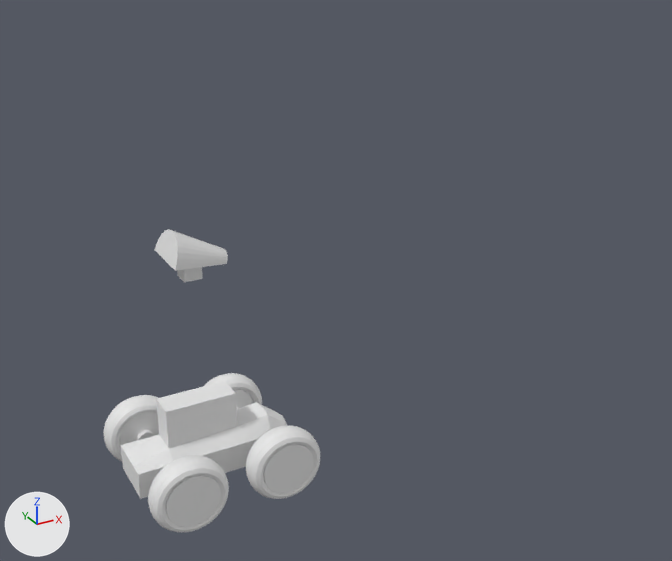
An edit to the Blender file robotMultifuncion.blend, drawn before and after from the same camera.
Rendered twice from a 50 mm camera at (-9.4, -27.1, 19.1) aimed at (2.3, -5.8, 8.4). The axes (+X, +Y, +Z) are drawn at lower left. The lights are the same throughout.

In view in the first picture: 'Aro.001', 'Aro.002', 'Aro.003', 'Aro.004', 'Carroceria', 'Cuello'.
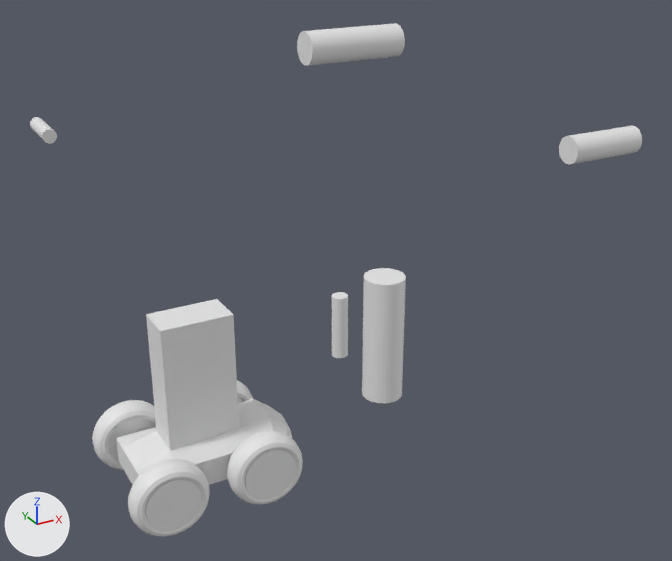
Commit message: agregado un robotito feo que hace cosas

Diff of the bpy script that builds the scene:
```diff
--- a/robotMultifuncion.blend.py
+++ b/robotMultifuncion.blend.py
@@ me_cube_001 @@
 # used by ob_carroceria; location = (-0.08, 0.0, 0.0); rotation_euler = (0.0, 0.0, 3.142), in degrees (0, 0, 180); scale = (2.57, 1.0, 0.499)
-me_cube_001.from_pydata(...)  # 130 vertices, 128 faces; spans x -1.29..1.0, y -1.0..1.0, z -1.0..4.58
+me_cube_001.from_pydata(...)  # 162 vertices, 160 faces; spans x -1.29..1.0, y -1.0..1.0, z -1.0..10.84
+# me_cube_001 part 1
+# 1 vertex is removed from x 0.0, y 0.0, z 4.58
+# 4 faces are deleted
+# 1 vertex is added at (0.0, 0.0, 10.84)
+# 8 new vertices lie (0.0, 0.0, 1.56) away from vertices in x -0.5..0.5, y -0.5..0.5, z 4.58
+# 8 new vertices lie (0.0, 0.0, 1.57) away from vertices in x -0.5..0.5, y -0.5..0.5, z 6.14
+# 8 new vertices lie (0.0, 0.0, 1.57) away from vertices in x -0.5..0.5, y -0.5..0.5, z 7.71
+# 8 new vertices lie (0.0, 0.0, 1.56) away from vertices in x -0.5..0.5, y -0.5..0.5, z 9.28
+# 36 new faces join them
@@ ob_cuello @@
-ob_cuello = bpy.data.objects.new('Cuello', me_cube)
@@ ob_carroceria @@
 ob_carroceria = bpy.data.objects.new('Carroceria', me_cube_001)
-ob_carroceria.location = (-0.08, 0.0, 0.0)
+ob_carroceria.location = (-0.08, 0.08, 0.0)
 ob_carroceria.rotation_euler = (0.0, 0.0, 3.142)  # degrees (0, 0, 180)
-ob_carroceria.scale = (2.57, 1.0, 0.499)
+ob_carroceria.scale = (2.57, 1.45, 0.499)
@@ ob_aro_002 @@
 ob_aro_002 = bpy.data.objects.new('Aro.002', me_cylinder_007)
-ob_aro_002.location = (2.2, -2.25, 0.08)
+ob_aro_002.location = (1.55, -2.13, 0.0)
 ob_aro_002.rotation_euler = (1.571, 0.0, 0.0)  # degrees (90, 0, 0)
@@ ob_aro_001 @@
 ob_aro_001 = bpy.data.objects.new('Aro.001', me_cylinder_008)
-ob_aro_001.location = (-1.32, -2.27, 0.0)
+ob_aro_001.location = (-1.96, -2.15, 0.0)
 ob_aro_001.rotation_euler = (1.571, 0.0, 0.0)  # degrees (90, 0, 0)
@@ ob_aro_003 @@
 ob_aro_003 = bpy.data.objects.new('Aro.003', me_cylinder_009)
-ob_aro_003.location = (-1.51, 2.44, 0.0)
+ob_aro_003.location = (-1.96, 2.28, 0.0)
 ob_aro_003.rotation_euler = (1.571, 0.0, 3.142)  # degrees (90, 0, 180)
@@ ob_aro_004 @@
 ob_aro_004 = bpy.data.objects.new('Aro.004', me_cylinder_010)
-ob_aro_004.location = (1.98, 2.4, 0.0)
+ob_aro_004.location = (1.58, 2.26, 0.0)
 ob_aro_004.rotation_euler = (1.571, 0.0, 3.142)  # degrees (90, 0, 180)
@@ ob_brazo_004 @@
+ob_brazo_004 = bpy.data.objects.new('Brazo.004', me_cylinder_004)  # 64 vertices, 34 faces; spans x -0.6..0.6, y -0.6..0.6, z -1.0..1.0
+ob_brazo_004.location = (-1.94, -15.18, 11.88)
+ob_brazo_004.scale = (0.57, 0.576, 1.1)
@@ ob_brazo_003 @@
+ob_brazo_003 = bpy.data.objects.new('Brazo.003', me_cylinder_004.copy())
+ob_brazo_003.location = (0.2, -9.82, 9.24)
+ob_brazo_003.scale = (0.319, 0.319, 0.772)
@@ ob_brazo_002 @@
+ob_brazo_002 = bpy.data.objects.new('Brazo.002', me_cylinder_004.copy())
+ob_brazo_002.location = (-4.35, -1.27, 12.57)
+ob_brazo_002.rotation_euler = (1.571, 1.571, 0.0)  # degrees (90, 90, 0)
+ob_brazo_002.scale = (0.319, 0.319, 0.765)
@@ ob_brazo_001 @@
+ob_brazo_001 = bpy.data.objects.new('Brazo.001', me_cylinder_004.copy())
+ob_brazo_001.location = (0.47, -9.81, 15.74)
+ob_brazo_001.rotation_euler = (0.0, 1.571, 0.0)  # degrees (0, 90, 0)
+ob_brazo_001.scale = (0.57, 0.57, 1.1)
@@ ob_brazo @@
+ob_brazo = bpy.data.objects.new('Brazo', me_cylinder_004.copy())
+ob_brazo.location = (7.93, -9.78, 12.58)
+ob_brazo.rotation_euler = (0.0, 1.571, 0.0)  # degrees (0, 90, 0)
+ob_brazo.scale = (0.6, 0.578, 1.1)
```

Changed parts and their boxes [x1, y1, x2, y2] in the pictures (672 x 561 px):
'Carroceria', reshaped, moved, rescaled
    before: [121, 381, 288, 499]
    after: [116, 299, 292, 485]
'Aro.001', moved
    before: [148, 456, 229, 532]
    after: [128, 459, 210, 536]
'Aro.002', moved
    before: [246, 426, 320, 499]
    after: [227, 431, 303, 504]
'Brazo.004', added
    after: [362, 268, 406, 403]
'Brazo.001', added
    after: [297, 23, 405, 66]
'Aro.003', moved
    before: [103, 395, 159, 461]
    after: [92, 400, 156, 470]
'Brazo', added
    after: [559, 126, 642, 165]
'Cuello', deleted
    before: [155, 230, 228, 282]
'Brazo.003', added
    after: [332, 292, 348, 358]
'Aro.004', moved
    before: [204, 373, 262, 409]
    after: [237, 380, 253, 404]
'Brazo.002', added
    after: [30, 117, 57, 144]
part 1 of me_cube_001, built on
    before: [157, 381, 235, 412]
    after: [146, 299, 237, 414]
